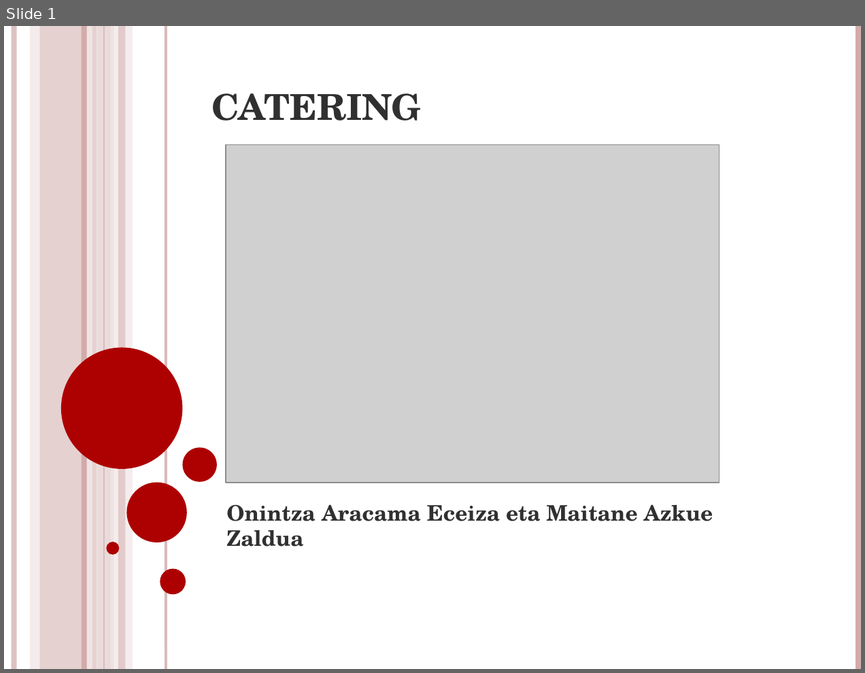
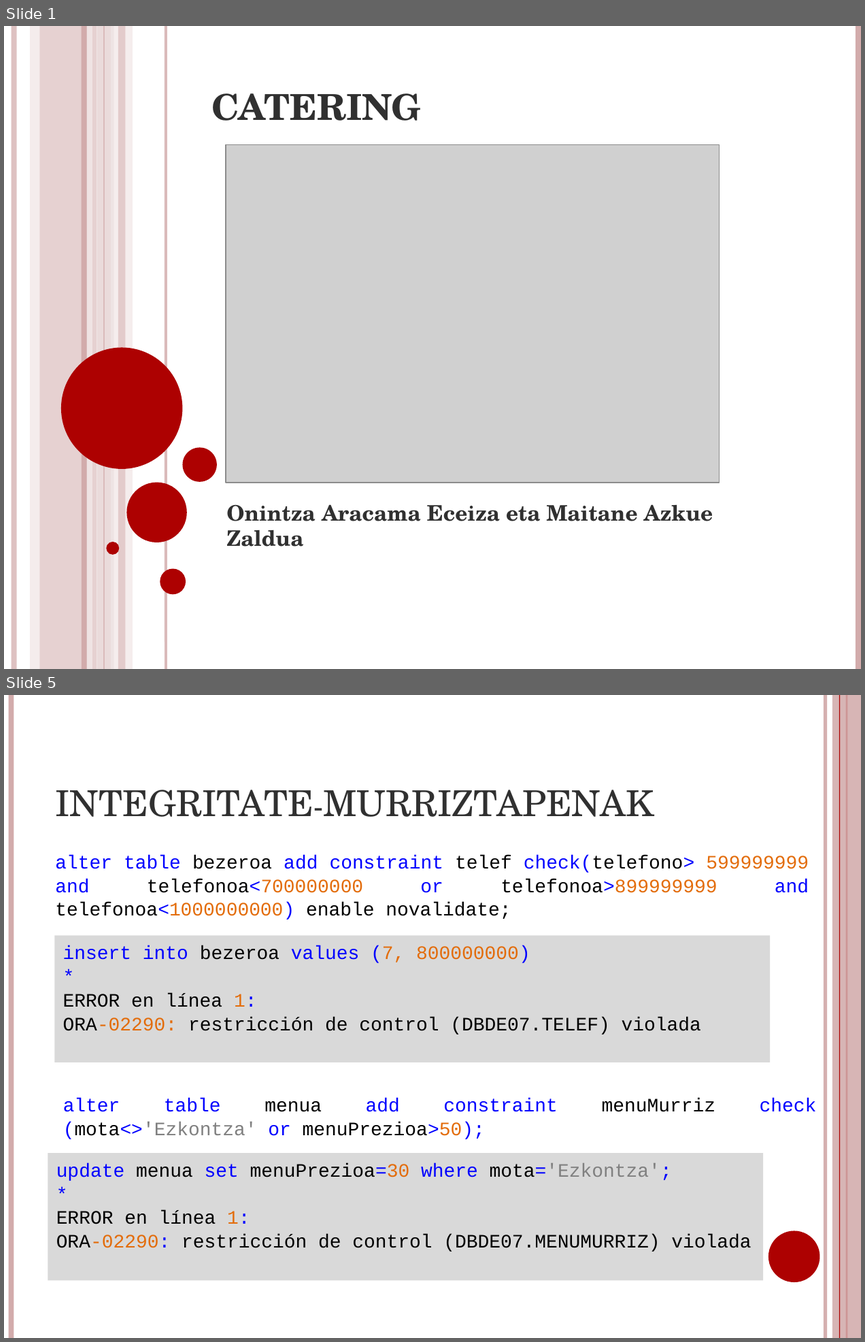
Before and after one commit to mazkue004/wso001m004, a slide deck: ikasleak/DBD/CATERING.pptx. Shown one above the other, each under a label of ours: slide 1 before the commit, slides 1 and 5 after it; the slides between them are not shown. The pictures are 865x673 and 865x1342 pixels, drawn with LibreOffice and Linux fonts; fonts in the diff are those of the drawing; grey boxes stand for pictures. Boxes give left, top, right and bottom in pixels: in the first picture for what was removed or moved away, otherwise in the second. Text is boxed around its words. In the diff, an @@ line names an element or a change of style, - is before the commit and + after.

```diff
--- a/ikasleak/DBD/CATERING.pptx
+++ b/ikasleak/DBD/CATERING.pptx
@@ slide 5 added at [4,695,861,1338], background #FFFFFF @@
@@ line added from (11, 695) to (11, 1338), #D3ABAB 4.5 pt @@
@@ line added from (825, 695) to (825, 1338), #D3ABAB 3 pt @@
@@ rectangle added at [832,695,861,1338], fill #D3ABAB at 87% opacity @@
@@ line added from (839, 695) to (839, 1338), #AD0101 0.75 pt @@
@@ line added from (847, 695) to (847, 1338), #AD0101 1.5 pt @@
@@ title added at [55,790,653,817], 30 pt, text #303030, small capitals @@
+INTEGRITATE-MURRIZTAPENAK
@@ text added at [55,855,808,919], 16 pt, text #000000 @@
+alter table bezeroa add constraint telef check(telefono> 599999999 and telefonoa<700000000 or telefonoa>899999999 and telefonoa<1000000000) enable novalidate;
@@ rectangle added at [54,936,770,1063], fill #D9D9D9, 16 pt, text #000000 @@
+insert into bezeroa values (7, 800000000)
+*
+ERROR en línea 1:
+ORA-02290: restricción de control (DBDE07.TELEF) violada
@@ text added at [63,1098,558,1139], 16 pt, text #0000FF @@
+alter table menua add constraint menuMurriz check (mota<>'Ezkontza' or menuPrezioa>50);
@@ rectangle added at [48,1153,763,1280], fill #D9D9D9, 16 pt, text #000000 @@
+update menua set menuPrezioa=30 where mota='Ezkontza';
+*
+ERROR en línea 1:
+ORA-02290: restricción de control (DBDE07.MENUMURRIZ) violada
@@ ellipse added at [768,1231,820,1282], fill #AD0101 @@
```
Also in this commit, not shown: 6 other slides added, 2 slides removed, 4 other files.
